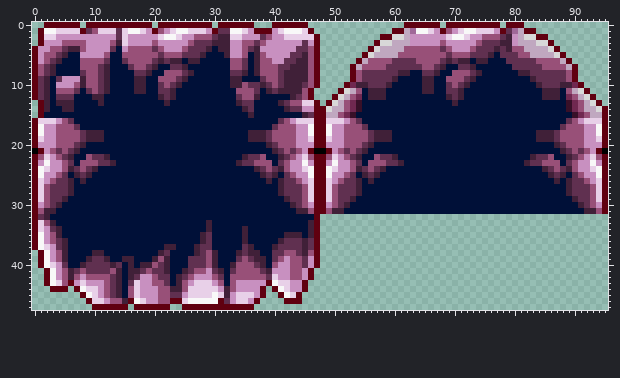
Sprite sheet -- project/assets/sprites/terrain/tile_sheet.png. Above, as it was before the edit.
The file is 96x48 pixels.
The same view after the edit:
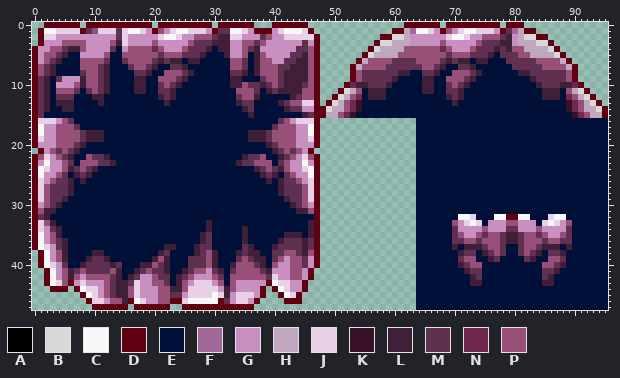
Palette (. is transparent): A #000000  B #d8d8d8  C #f8f8f8  D #600010  E #001038  F #a06898  G #c890c0  H #c0a8c0  J #e8d0e8  K #381028  L #402038  M #603050  N #702850  P #985078
From old to new:
Changed rows in their new state; - is an unchanged pixel.
first column x 0:
11 ----------------------------------------------PD------------------------------------------------
12 ----------------------------------------------PD------------------------------------------------
13 DM----------------------------------------------------------------------------------------------
14 DM----------------------------------------------------------------------------------------------
15 DM----------------------------------------------------------------------------------------------
16 ------------------------------------------------................-------------------------EEEEEEE
17 ------------------------------------------------................------------------------EEEEEEEE
18 ------------------------------------------------................--------------------EEEEEEEEEEEE
19 ------------------------------------------------................--------------------EEEEEEEEEEEE
20 ------------------------------------------------................-----------------------EEEEEEEEE
21 .----------------------------------------------.................------------------------EEEEEEEE
22 ------------------------------------------------................-------------------EEEE--EEEEEEE
23 ------------------------------------------------................------------------EEEEEE-EEEEEEE
24 ------------------------------------------------................---------------------EEEEEEEEEEE
25 ------------------------------------------------................----------------------EEE-EEEEEE
26 ------------------------------------------------................-----------------------E-EEEEEEE
27 ------------------------------------------------................-------------------------EEEEEEE
28 ------------------------------------------------................-------------------------EEEEEEE
29 ------------------------------------------------................--------------------------EEEEEE
30 ------------------------------------------------................---------------------------EEEEE
31 ------------------------------------------------................----------------------------EEEE
32 ----------------------------------------------------------------EEEEEEECCJEEECCDDCCEEEJCCEEEEEEE
33 ----------------------------------------------------------------EEEEEEPGJCJEGGGPPGGGEJCJGPEEEEEE
34 ----------------------------------------------------------------EEEEEEMGGGGPGGGMMGGGPGGGGMEEEEEE
35 ----------------------------------------------------------------EEEEEEMPGGPMPPMLLMPPMPGGPMEEEEEE
36 ----------------------------------------------------------------EEEEEEMMPPMPPPMLLMPPPMPPMMEEEEEE
37 ----------------------------------------------------------------EEEEEELELLLMPPMEEMPPMLLLELEEEEEE
38 ----------------------------------------------------------------EEEEEEELMMELMPMEEMPMLEMMLEEEEEEE
39 ---------------EE-----------------------------------------------EEEEEEEMPPEELMEEEEMLEEPPMEEEEEEE
40 ----------------E-----------------------------------------------EEEEEEELMPPEEEEEEEEEEPPMLEEEEEEE
41 ----------------E-----------------------------------------------EEEEEEEELMMEEEEEEEEEEMMLEEEEEEEE
42 ----------------------------------------------------------------EEEEEEEEELMEEEEEEEEEEMLEEEEEEEEE
43 ---------------L------------------------------------------------EEEEEEEEELLEEEEEEEEEELLEEEEEEEEE
44 ---------------L------------------------------------------------EEEEEEEEEEEEEEEEEEEEEEEEEEEEEEEE
45 ---------------L------------------------------------------------EEEEEEEEEEEEEEEEEEEEEEEEEEEEEEEE
46 ----------------------------------------------------------------EEEEEEEEEEEEEEEEEEEEEEEEEEEEEEEE
47 ----------------------------------------------------------------EEEEEEEEEEEEEEEEEEEEEEEEEEEEEEEE
Changed places in both pictures, as pixel boxes (x1, y1, x2, y2):
changed: (308, 88, 608, 310)
changed: (32, 100, 44, 118)
erased: (32, 148, 38, 154)
changed: (122, 256, 134, 298)
